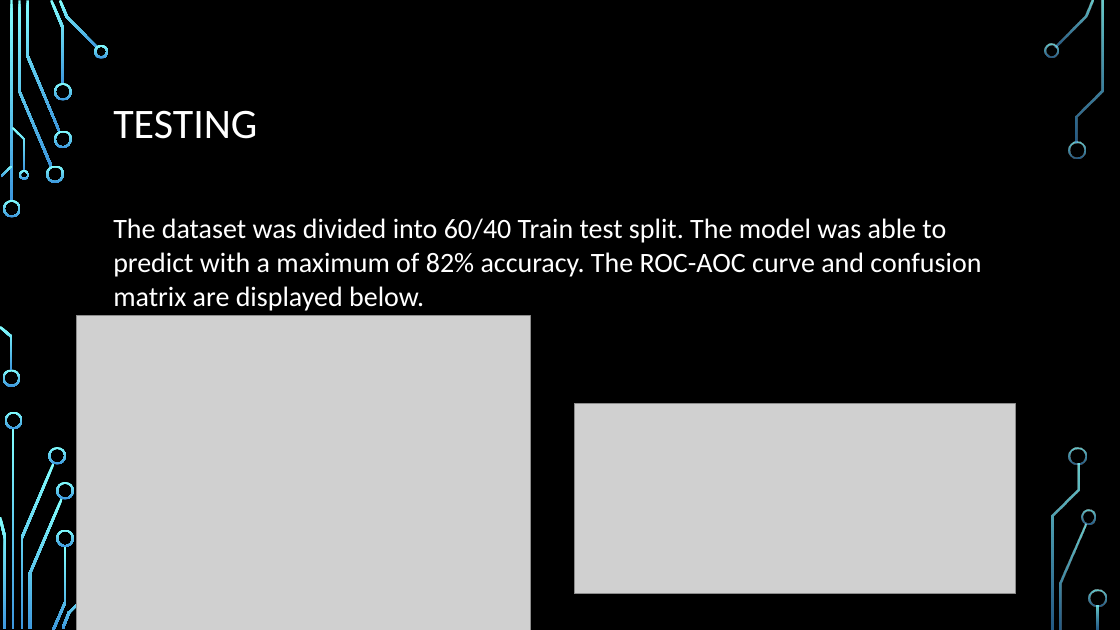
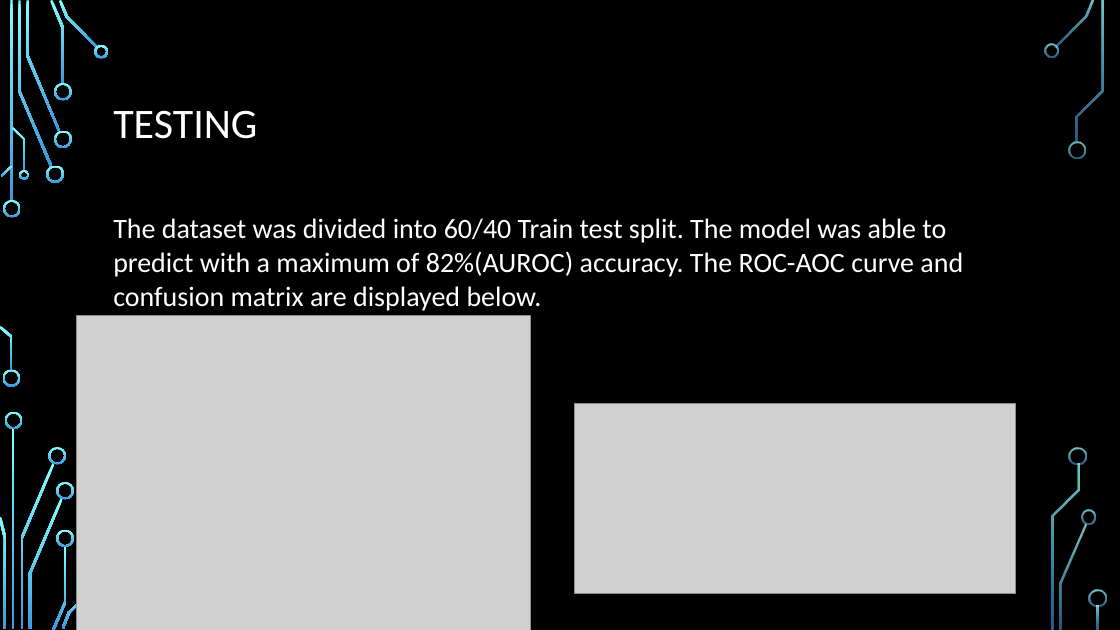
Before and after one commit to johngunaseelan/Hypoglycemia-Detection, a slide deck: slide 11 of Docs/Hypoglycemia Prediction.pptx (slide 10 before the commit). Drawn at 1120x630 pixels with LibreOffice and Linux fonts; fonts in the diff are those of the drawing; grey boxes stand for pictures; background and template pictures are left out. Boxes give left, top, right and bottom in pixels: in the first picture for what was removed or moved away, otherwise in the second. Text is boxed around its words. In the diff, an @@ line names an element or a change of style, - is before the commit and + after.

```diff
--- a/Docs/Hypoglycemia Prediction.pptx
+++ b/Docs/Hypoglycemia Prediction.pptx
@@ text at [113, 218, 963, 311]: text changed @@
-The dataset was divided into 60/40 Train test split. The model was able to predict with a maximum of 82% accuracy. The ROC-AOC curve and confusion matrix are displayed below.
+The dataset was divided into 60/40 Train test split. The model was able to predict with a maximum of 82%(AUROC) accuracy. The ROC-AOC curve and confusion matrix are displayed below.
```
Also in this commit, not shown: 3 other slides changed, 1 slide added, 2 other files.
